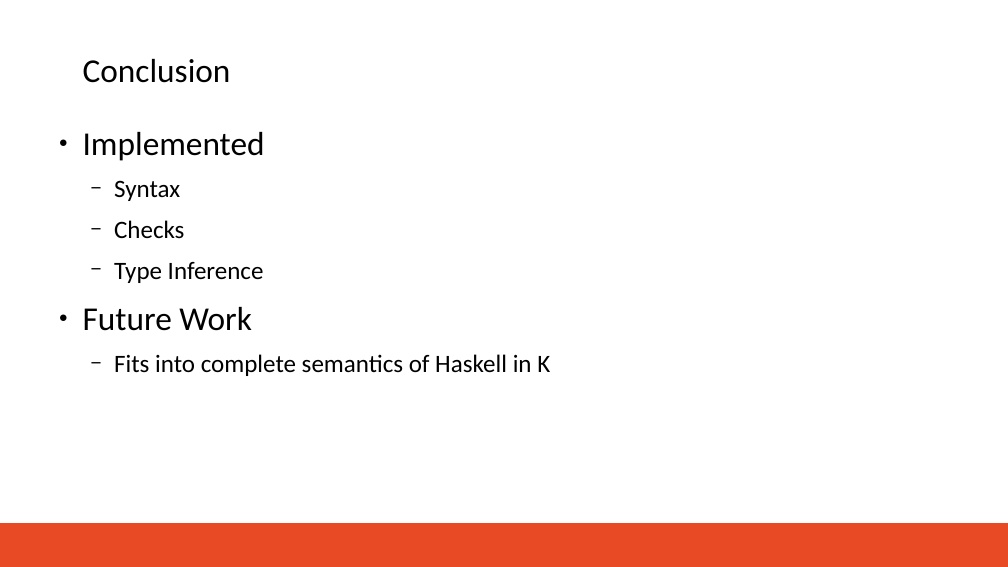
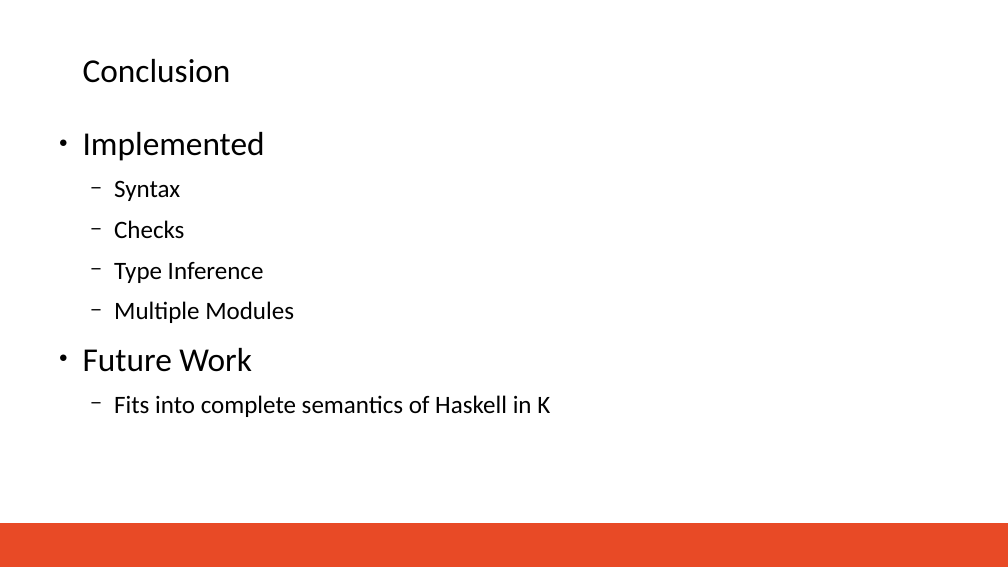
Before and after one commit to brrmorre/SeniorThesis, a slide deck: slide 7 of presentation/presentation.odp. Drawn at 1008x567 pixels with LibreOffice and Linux fonts; fonts in the diff are those of the drawing; background and template pictures are left out. Boxes give left, top, right and bottom in pixels: in the first picture for what was removed or moved away, otherwise in the second. Text is boxed around its words. In the diff, an @@ line names an element or a change of style, - is before the commit and + after.

```diff
--- a/presentation/presentation.odp
+++ b/presentation/presentation.odp
@@ text at [114,301,294,323]: paragraph added @@
+  − Multiple Modules
```
Also in this commit, not shown: 3 other slides changed, 3 other files.
